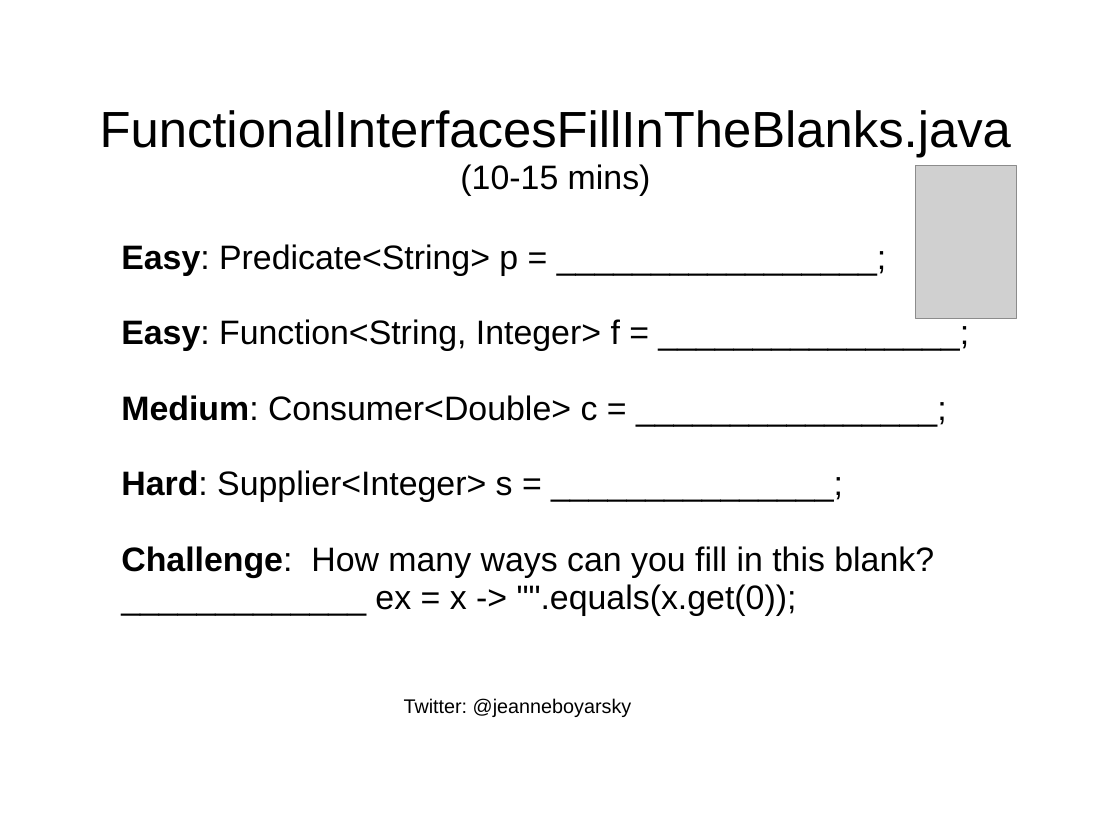
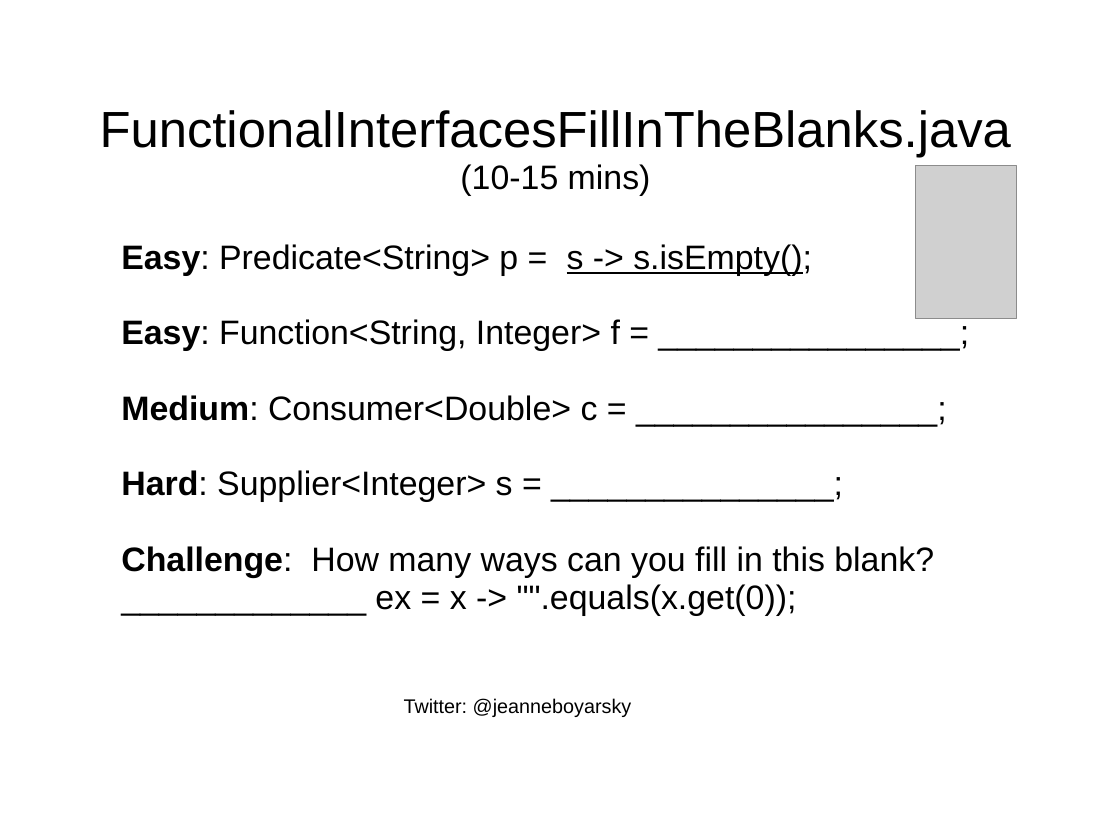
Before and after one commit to boyarsky/java-8-streams-by-puzzles, a slide deck: slide 16 of docs/Slides.ppt. Drawn at 1120x840 pixels with LibreOffice and Linux fonts; fonts in the diff are those of the drawing; grey boxes stand for pictures; background and template pictures are left out. Boxes give left, top, right and bottom in pixels: in the first picture for what was removed or moved away, otherwise in the second. Text is boxed around its words. In the diff, an @@ line names an element or a change of style, - is before the commit and + after.

```diff
--- a/docs/Slides.ppt
+++ b/docs/Slides.ppt
@@ text at [121, 244, 812, 276]: text changed @@
-Easy: Predicate<String> p = _________________;
+Easy: Predicate<String> p = s -> s.isEmpty();
```
Also in this commit, not shown: 8 other slides changed, 3 other files.
